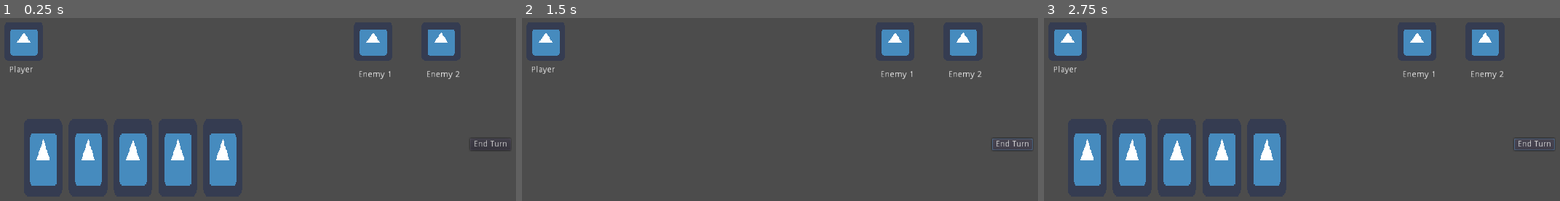
Above: before the commit, frames 1-3 (left to right).
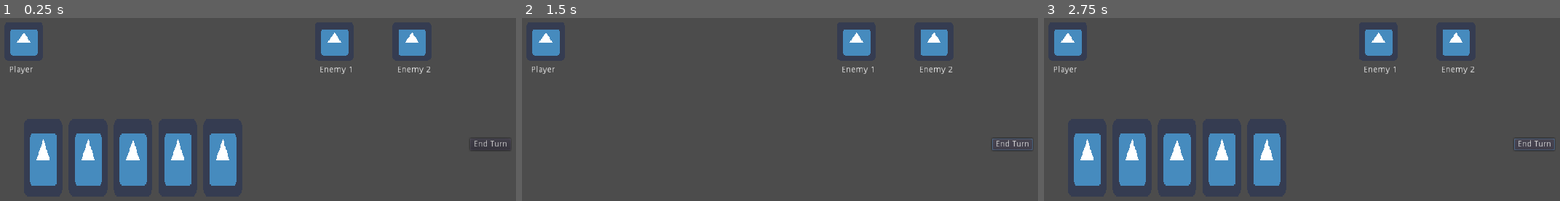
Above: after the commit, the same moments.

Repository: Jev-git/Godot-SlayTheSpire-Clone
Game: Godot game, scene res://Scenes/CombatScene.tscn
The game is run twice, just before and just after one commit, with the same random seed, the same clock (stepped at 60 frames per second) and the same inputs. The engine's default icon, where the game draws it, is replaced by a stand-in: a white triangle on a blue panel in a dark square.
Inputs:
- Up to frame 1 (0.25 s): no input
- Up to frame 2 (1.5 s): click "End Turn" at 0.5 s; click "End Turn" at 1.25 s
- Up to frame 3 (2.75 s): click "End Turn" at 2 s

The runs differ from the first frame. In frame 1, 3.3% of the frame differs, in the area x 62-89%, y 6-34%; in frame 2, 3.3%; in frame 3, 3.3%.

Commit message:
+ Highlight possible targets upon selecting a card

Diff:
--- a/Scenes/CombatScene.tscn
+++ b/Scenes/CombatScene.tscn
@@ -1,10 +1,9 @@
-[gd_scene load_steps=6 format=2]
+[gd_scene load_steps=5 format=2]
 
-[ext_resource path="res://icon.png" type="Texture" id=1]
 [ext_resource path="res://Scripts/EndTurnButton.gd" type="Script" id=2]
 [ext_resource path="res://Scripts/CardsInHand.gd" type="Script" id=3]
 [ext_resource path="res://Scenes/Card.tscn" type="PackedScene" id=4]
-[ext_resource path="res://Scripts/Unit.gd" type="Script" id=5]
+[ext_resource path="res://Scenes/Unit.tscn" type="PackedScene" id=6]
 
 [node name="CombatScene" type="Node2D"]
 
@@ -26,55 +25,28 @@
 "_edit_use_anchors_": false
 }
 
-[node name="Player" type="Node2D" parent="."]
+[node name="Units" type="Node2D" parent="." groups=[
+"Units",
+]]
+
+[node name="Player" parent="Units" instance=ExtResource( 6 )]
 position = Vector2( 128, 256 )
-script = ExtResource( 5 )
 
-[node name="Sprite" type="Sprite" parent="Player"]
-texture = ExtResource( 1 )
+[node name="Enemies" type="Node2D" parent="Units"]
 
-[node name="RichTextLabel" type="RichTextLabel" parent="Player"]
-margin_left = -24.0
-margin_top = 40.0
-margin_right = 16.0
-margin_bottom = 80.0
-text = "Player"
-__meta__ = {
-"_edit_use_anchors_": false
-}
+[node name="Enemy1" parent="Units/Enemies" instance=ExtResource( 6 )]
+position = Vector2( 640, 256 )
 
-[node name="Enemy1" type="Node2D" parent="."]
-position = Vector2( 704, 264 )
-script = ExtResource( 5 )
+[node name="RichTextLabel" parent="Units/Enemies/Enemy1" index="1"]
+margin_right = 32.0
+text = "Enemy 1"
 
-[node name="Sprite" type="Sprite" parent="Enemy1"]
-position = Vector2( 0, -8 )
-texture = ExtResource( 1 )
+[node name="Enemy2" parent="Units/Enemies" instance=ExtResource( 6 )]
+position = Vector2( 768, 256 )
 
-[node name="RichTextLabel" type="RichTextLabel" parent="Enemy1"]
-margin_left = -24.0
-margin_top = 40.0
+[node name="RichTextLabel" parent="Units/Enemies/Enemy2" index="1"]
 margin_right = 32.0
-margin_bottom = 80.0
-text = "Enemy 1"
-__meta__ = {
-"_edit_use_anchors_": false
-}
+text = "Enemy 2"
 
-[node name="Enemy2" type="Node2D" parent="."]
-position = Vector2( 816, 264 )
-script = ExtResource( 5 )
-
-[node name="Sprite" type="Sprite" parent="Enemy2"]
-position = Vector2( 0, -8 )
-texture = ExtResource( 1 )
-
-[node name="RichTextLabel" type="RichTextLabel" parent="Enemy2"]
-margin_left = -24.0
-margin_top = 40.0
-margin_right = 32.0
-margin_bottom = 80.0
-text = "Enemy 2"
-__meta__ = {
-"_edit_use_anchors_": false
-}
+[editable path="Units/Enemies/Enemy1"]
+[editable path="Units/Enemies/Enemy2"]
--- /dev/null
+++ b/Scenes/Unit.tscn
@@ -0,0 +1,29 @@
+[gd_scene load_steps=3 format=2]
+
+[ext_resource path="res://Scripts/Unit.gd" type="Script" id=1]
+[ext_resource path="res://icon.png" type="Texture" id=2]
+
+[node name="Player" type="Node2D"]
+script = ExtResource( 1 )
+
+[node name="Sprite" type="Sprite" parent="."]
+texture = ExtResource( 2 )
+
+[node name="RichTextLabel" type="RichTextLabel" parent="."]
+margin_left = -24.0
+margin_top = 40.0
+margin_right = 16.0
+margin_bottom = 80.0
+text = "Player"
+__meta__ = {
+"_edit_use_anchors_": false
+}
+
+[node name="TextureRect" type="TextureRect" parent="."]
+margin_left = -32.0
+margin_top = -32.0
+margin_right = 32.0
+margin_bottom = 32.0
+__meta__ = {
+"_edit_use_anchors_": false
+}
--- a/Scripts/Card.gd
+++ b/Scripts/Card.gd
@@ -1,6 +1,6 @@
 extends Node2D
 
-enum TARGET_TYPE {SELF, ENEMY_SINGLE, ENEMY_ALL, NONE} # This will come from config file
+enum TARGET_TYPE {PLAYER, ENEMY_SINGLE, ENEMY_ALL} # This will come from config file
 onready var m_iTargetType = randi() % TARGET_TYPE.size()
 
 export var m_iHoverOffset: int = 10
@@ -8,6 +8,7 @@
 enum STATE {DEFAULT, HOVERING, SELECTING}
 onready var m_iState = STATE.DEFAULT
 onready var m_bIsSelecting = false
+onready var m_nUnits: Node2D = get_tree().get_nodes_in_group("Units")[0]
 
 func _ready():
 	$TextureRect.connect("mouse_entered", self, "_on_mouse_entered")
@@ -25,10 +26,12 @@
 		if m_iState == STATE.HOVERING and event.is_pressed() and event.get_button_mask() == BUTTON_LEFT:
 			m_iState = STATE.SELECTING
 			m_bIsSelecting = true
+			_highlight_possible_target(true)
 		elif m_iState == STATE.SELECTING and event.is_pressed() and event.get_button_mask() == BUTTON_RIGHT:
 			m_iState = STATE.DEFAULT
 			m_bIsSelecting = false
 			global_position.y += m_iHoverOffset
+			_highlight_possible_target(false)
 
 func _on_mouse_entered():
 	if m_iState == STATE.DEFAULT:
@@ -39,3 +42,13 @@
 	if m_iState == STATE.HOVERING:
 		m_iState = STATE.DEFAULT
 		global_position.y += m_iHoverOffset
+
+func _highlight_possible_target(_bIsHighlighting: bool):
+	match m_iTargetType:
+		TARGET_TYPE.PLAYER:
+			var nPlayer: Unit = m_nUnits.get_node("Player")
+			nPlayer.set_highlight(_bIsHighlighting)
+		_:
+			var anEnemies = m_nUnits.get_node("Enemies").get_children()
+			for nEnemy in anEnemies:
+				nEnemy.set_highlight(_bIsHighlighting)
--- a/Scripts/Unit.gd
+++ b/Scripts/Unit.gd
@@ -1,5 +1,8 @@
 extends Node2D
 class_name Unit
+
+enum STATE {DEFAULT, HIGHLIGHTING, HOVERING}
+onready var m_iState: int = STATE.DEFAULT
 
 var m_vTextureSize: Vector2
 
@@ -8,6 +11,32 @@
 	var vScale: Vector2 = $Sprite.get_scale()
 	m_vTextureSize = Vector2(vTextureSize.x * vScale.x, vTextureSize.y * vScale.y)
 
-func highlight():
-	pass
-	# Set bool to draw bound around the Unit using the draw_rect() func from inside _draw()
+	$TextureRect.connect("mouse_entered", self, "_on_mouse_entered")
+	$TextureRect.connect("mouse_exited", self, "_on_mouse_exited")
+
+func _process(delta):
+	update()
+
+func _draw():
+	match m_iState:
+		STATE.HIGHLIGHTING:
+			draw_rect(Rect2(- m_vTextureSize * 0.6, m_vTextureSize * 1.2), Color.green, false)
+		STATE.HOVERING:
+			draw_rect(Rect2(- m_vTextureSize * 0.6, m_vTextureSize * 1.2), Color.yellow, false)
+
+func set_highlight(_bIsHighlighting: bool):
+	match m_iState:
+		STATE.DEFAULT:
+			if _bIsHighlighting:
+				m_iState = STATE.HIGHLIGHTING
+		_:
+			if !_bIsHighlighting:
+				m_iState = STATE.DEFAULT
+
+func _on_mouse_entered():
+	if m_iState == STATE.HIGHLIGHTING:
+		m_iState = STATE.HOVERING
+
+func _on_mouse_exited():
+	if m_iState == STATE.HOVERING:
+		m_iState = STATE.HIGHLIGHTING
Not shown, changed: readme.md
